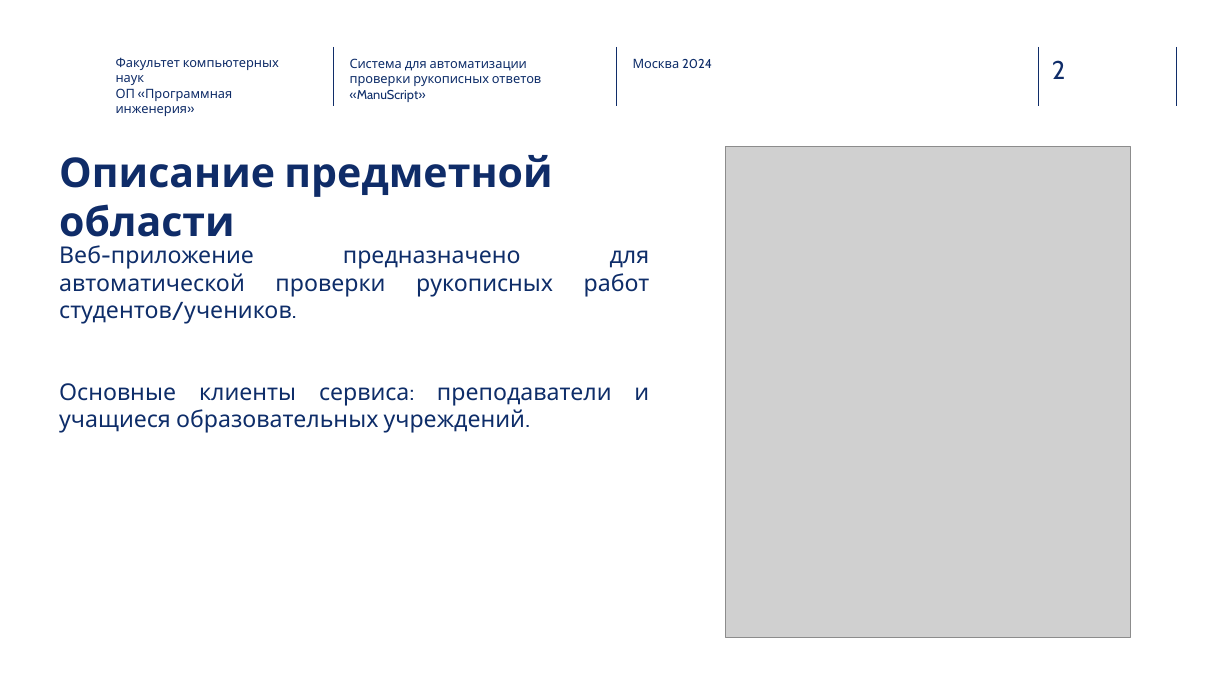
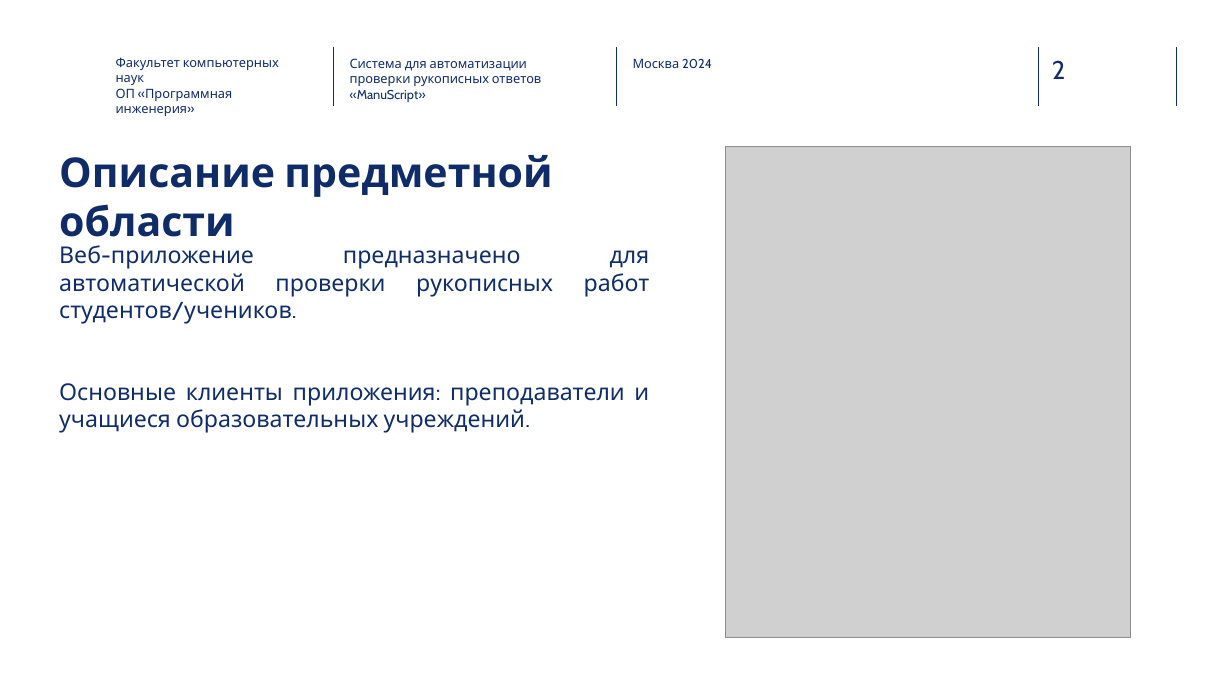
Before and after one commit to adadgoff/ManuScript, a slide deck: slide 2 of docs/Дадыков_Артемий_Презентация.pptx. Drawn at 1232x693 pixels with LibreOffice and Linux fonts; fonts in the diff are those of the drawing; grey boxes stand for pictures; background and template pictures are left out. Boxes give left, top, right and bottom in pixels: in the first picture for what was removed or moved away, otherwise in the second. Text is boxed around its words. In the diff, an @@ line names an element or a change of style, - is before the commit and + after.

```diff
--- a/docs/Дадыков_Артемий_Презентация.pptx
+++ b/docs/Дадыков_Артемий_Презентация.pptx
@@ text at box(59, 383, 649, 433): text changed @@
-Основные клиенты сервиса: преподаватели и учащиеся образовательных учреждений.
+Основные клиенты приложения: преподаватели и учащиеся образовательных учреждений.
```
Also in this commit, not shown: 6 other slides changed, 6 other files.
